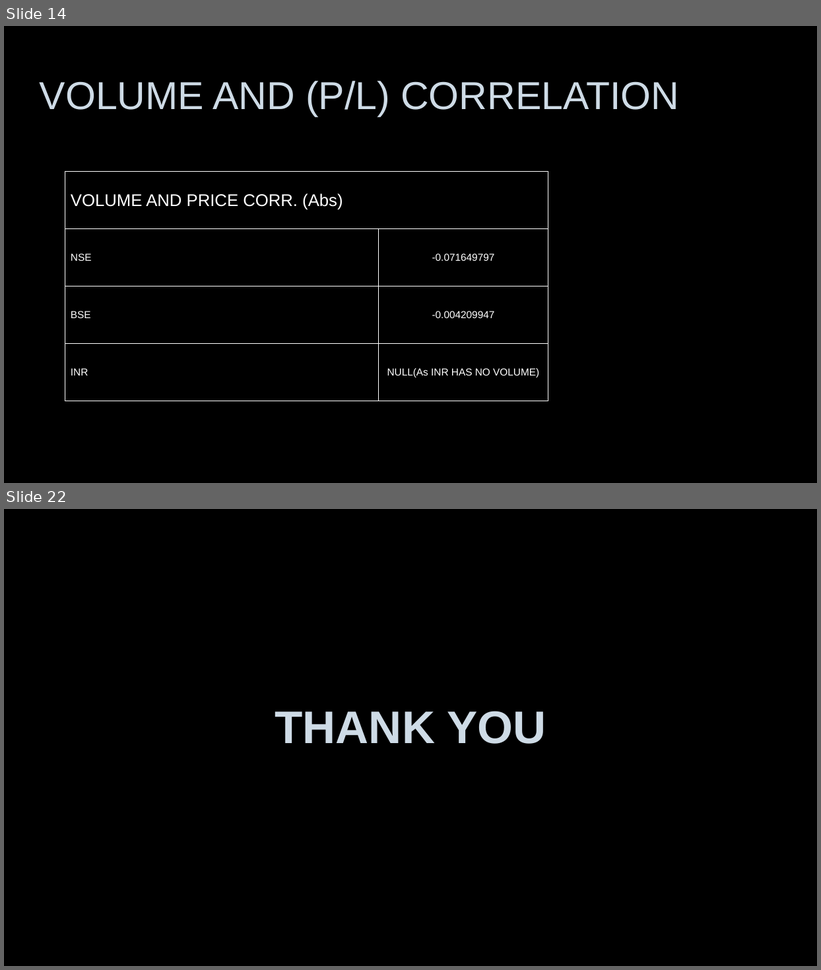
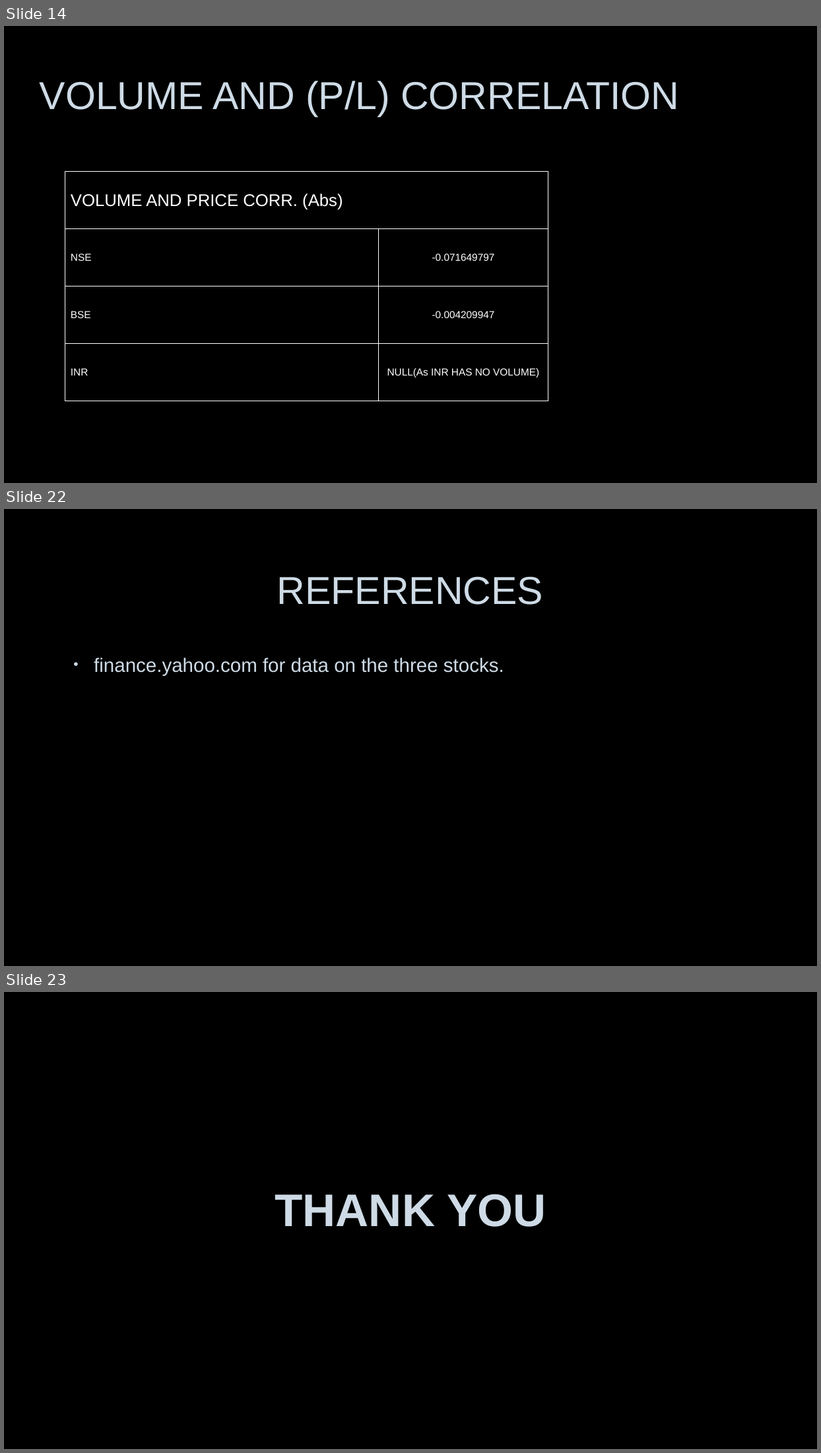
Before and after one commit to abhi-824/probability_stats, a slide deck: ps_project_abhinandan_sharma_2k19mc005_chetan_2k19mc034.pptx. Shown one above the other, each under a label of ours: slides 14 and 22 before the commit, slides 14, 22 and 23 after it; the slides between them are not shown. The pictures are 821x970 and 821x1453 pixels, drawn with LibreOffice and Linux fonts; fonts in the diff are those of the drawing; background and template pictures are left out. Boxes give left, top, right and bottom in pixels: in the first picture for what was removed or moved away, otherwise in the second. Text is boxed around its words. In the diff, an @@ line names an element or a change of style, - is before the commit and + after.

```diff
--- a/ps_project_abhinandan_sharma_2k19mc005_chetan_2k19mc034.pptx
+++ b/ps_project_abhinandan_sharma_2k19mc005_chetan_2k19mc034.pptx
@@ slide 22 added at <box>4,509,817,966</box>, background picture (left out) @@
@@ title added at <box>277,576,543,605</box>, 46 pt, text #CEDBE6 @@
+REFERENCES
@@ text added at <box>94,657,504,676</box>, 23 pt, text #CEDBE6 @@
+• finance.yahoo.com for data on the three stocks.
@@ what was slide 22 is now slide 23 @@
```
Also in this commit, not shown: 8 slides changed, 1 other file.
